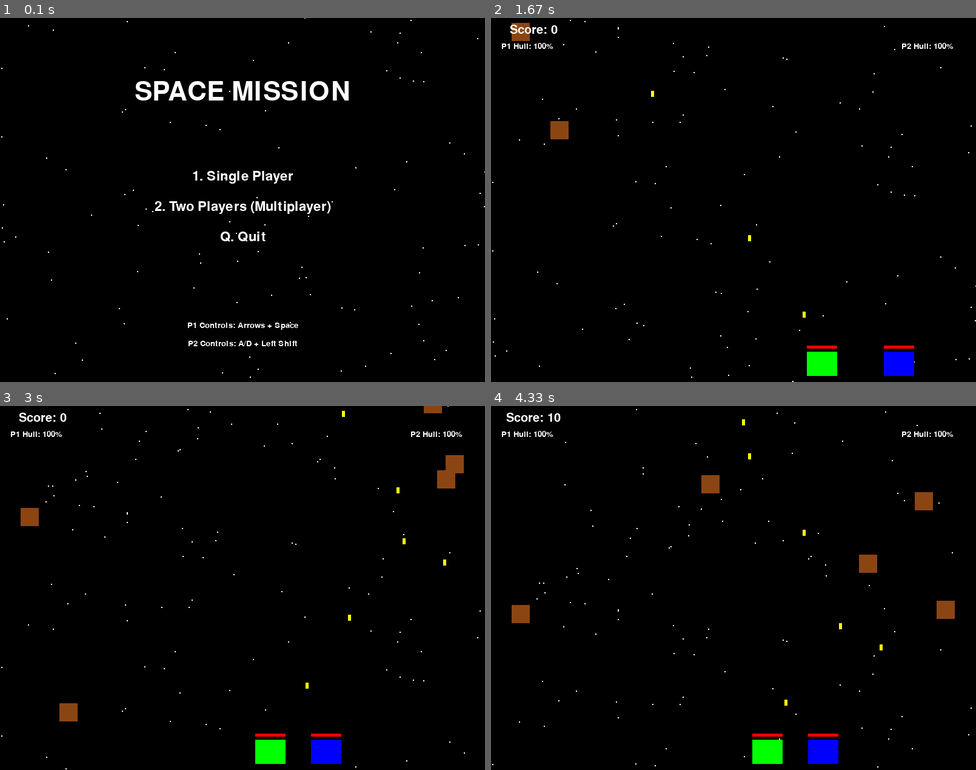
Above: before the commit, frames 1-4 (two rows, left to right).
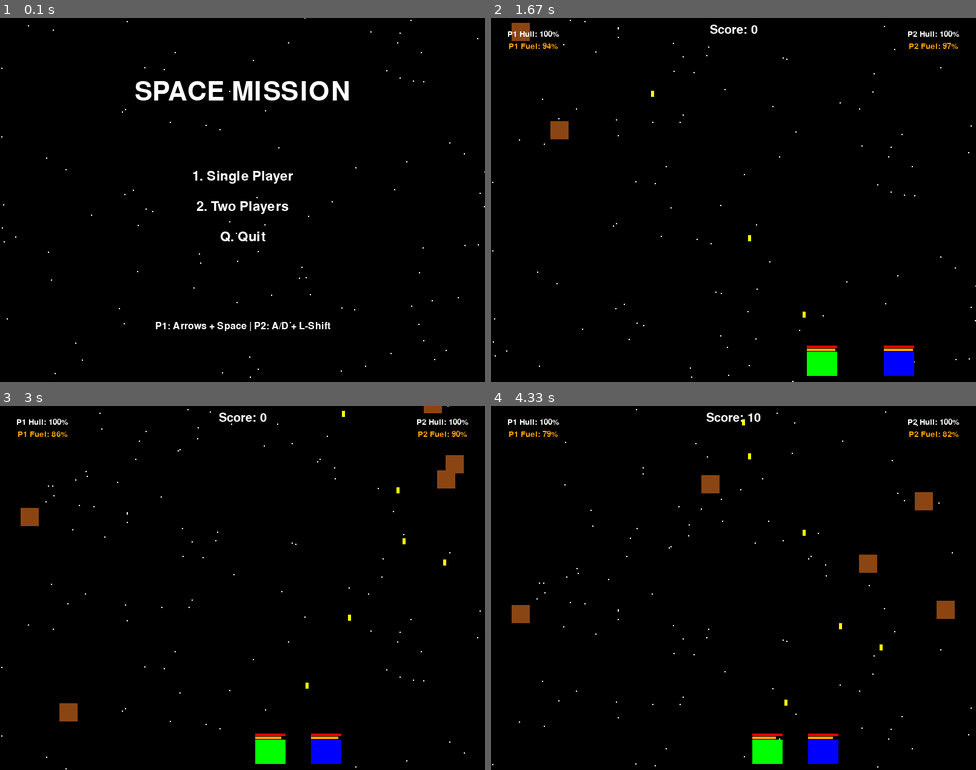
Above: after the commit, the same moments.

Repository: RoadToDestiny/pygame-space-mission
Game: pygame game, started from main.py
Two runs of this game, one before a commit and one after it. Both use one fixed random seed, a clock stepped at 60 frames per second and the inputs below.
Inputs:
- Up to frame 1 (0.1 s): no input
- Up to frame 2 (1.67 s): tap 2 at 0.33 s; hold Space 0.67-1.13 s; hold Right 0.67-1.13 s; hold Right 1.17-1.63 s; hold D 1.17-1.63 s; tap Space at 1.23, 1.53 s
- Up to frame 3 (3 s): hold Right 1.67-2.13 s; hold D 1.67-2.13 s; tap Space at 1.73, 2.03, 2.23, 2.53, 2.8 s; hold Left 2.17-2.7 s; hold A 2.17-2.7 s; tap Shift at 2.32 s; hold Left from 2.73 s (still down); hold A from 2.73 s (still down)
- Up to frame 4 (4.33 s): tap Space at 3.1, 3.23, 3.53, 3.9, 4.2 s; release Left at 3.13 s; release A at 3.13 s; hold Right 3.17-3.8 s; hold D 3.17-3.8 s; hold Left 3.83-4.3 s; hold A 3.83-4.3 s; tap Shift at 3.98 s

The runs differ from the first frame. In frame 1, 1.1% of the frame differs, in the area x 31-69%, y 50-91%; in frame 2, 0.7%; in frame 3, 0.7%; in frame 4, 0.8%.

Commit message:
Feature: Display fuel usage in HUD and ensure consumption logic stops movement when empty

Diff:
--- a/game_classes.py
+++ b/game_classes.py
@@ -18,7 +18,7 @@
         self.rect.centerx = start_x
         self.rect.bottom = screen_height - 10
         self.speed = 5
-        self.controls = controls # Expected dict: {'left': K_LEFT, 'right': K_RIGHT, 'fire': K_SPACE}
+        self.controls = controls
         self.color = color
 
         # Simulator attributes
@@ -28,19 +28,28 @@
         self.crew = [CrewMember("Alice", "Pilot"), CrewMember("Bob", "Engineer")]
 
     def update(self, keys_pressed):
+        # Check fuel and hull before allowing movement
         if self.fuel > 0 and self.hull > 0:
+            moved = False
             if keys_pressed[self.controls['left']] and self.rect.left > 0:
                 self.rect.x -= self.speed
-                self.fuel -= 0.05
+                self.fuel -= 0.1 # Consume fuel
+                moved = True
             if keys_pressed[self.controls['right']] and self.rect.right < self.screen_width:
                 self.rect.x += self.speed
-                self.fuel -= 0.05
+                self.fuel -= 0.1 # Consume fuel
+                moved = True
+
+            # Ensure fuel doesn't go below 0
+            if self.fuel < 0: self.fuel = 0
 
     def draw(self, surface):
         if self.hull > 0:
             pygame.draw.rect(surface, self.color, self.rect)
-            # Draw HUD bar for hull above ship
-            pygame.draw.rect(surface, (255, 0, 0), (self.rect.x, self.rect.y - 10, 50 * (self.hull/100), 5))
+            # Draw Hull bar (Red)
+            pygame.draw.rect(surface, (255, 0, 0), (self.rect.x, self.rect.y - 10, 50 * (self.hull/100), 4))
+            # Draw Fuel bar (Yellow) below hull
+            pygame.draw.rect(surface, (255, 165, 0), (self.rect.x, self.rect.y - 5, 50 * (self.fuel/100), 4))
 
 class Bullet:
     def __init__(self, x, y):
--- a/main.py
+++ b/main.py
@@ -11,6 +11,7 @@
 BLACK = (0, 0, 0)
 GREEN = (0, 255, 0)
 BLUE = (0, 0, 255)
+ORANGE = (255, 165, 0)
 
 class GameState:
     MENU = 0
@@ -56,7 +57,6 @@
             p2_controls = {'left': pygame.K_a, 'right': pygame.K_d, 'fire': pygame.K_LSHIFT}
             ships.append(SpaceShip(SCREEN_WIDTH, SCREEN_HEIGHT, BLUE, 2 * SCREEN_WIDTH // 3, p2_controls))
         else:
-            # Center the single ship
             ships[0].rect.centerx = SCREEN_WIDTH // 2
 
     meteor_timer = 0
@@ -109,11 +109,10 @@
         if state == GameState.MENU:
             draw_text(screen, "SPACE MISSION", 64, SCREEN_WIDTH // 2, 100)
             draw_text(screen, "1. Single Player", 32, SCREEN_WIDTH // 2, 250)
-            draw_text(screen, "2. Two Players (Multiplayer)", 32, SCREEN_WIDTH // 2, 300)
+            draw_text(screen, "2. Two Players", 32, SCREEN_WIDTH // 2, 300)
             draw_text(screen, "Q. Quit", 32, SCREEN_WIDTH // 2, 350)
 
-            draw_text(screen, "P1 Controls: Arrows + Space", 20, SCREEN_WIDTH // 2, 500)
-            draw_text(screen, "P2 Controls: A/D + Left Shift", 20, SCREEN_WIDTH // 2, 530)
+            draw_text(screen, "P1: Arrows + Space | P2: A/D + L-Shift", 24, SCREEN_WIDTH // 2, 500)
 
         elif state == GameState.PLAYING:
             active_ships = [s for s in ships if s.hull > 0]
@@ -143,13 +142,12 @@
                 if meteor.rect.top > SCREEN_HEIGHT:
                     meteors.remove(meteor)
 
-                # Collisions with ships
+                # Collisions
                 for ship in active_ships:
                     if meteor.rect.colliderect(ship.rect):
                         ship.hull -= 20
                         if meteor in meteors: meteors.remove(meteor)
 
-                # Collisions with bullets
                 for bullet in bullets[:]:
                     if meteor in meteors and bullet.rect.colliderect(meteor.rect):
                         bullets.remove(bullet)
@@ -158,15 +156,21 @@
                         break
 
             # UI HUD
-            draw_text(screen, f"Score: {mission.score}", 30, 70, 10)
-            draw_text(screen, f"P1 Hull: {int(ships[0].hull)}%", 20, 60, 40)
+            draw_text(screen, f"Score: {mission.score}", 30, SCREEN_WIDTH // 2, 10)
+
+            # P1 Stats (Left)
+            draw_text(screen, f"P1 Hull: {int(ships[0].hull)}%", 20, 70, 20)
+            draw_text(screen, f"P1 Fuel: {int(ships[0].fuel)}%", 20, 70, 40, ORANGE)
+
+            # P2 Stats (Right)
             if mode == "MULTI" and len(ships) > 1:
-                draw_text(screen, f"P2 Hull: {int(ships[1].hull)}%", 20, SCREEN_WIDTH - 80, 40)
+                draw_text(screen, f"P2 Hull: {int(ships[1].hull)}%", 20, SCREEN_WIDTH - 70, 20)
+                draw_text(screen, f"P2 Fuel: {int(ships[1].fuel)}%", 20, SCREEN_WIDTH - 70, 40, ORANGE)
 
         elif state == GameState.GAMEOVER:
             draw_text(screen, "GAME OVER", 64, SCREEN_WIDTH // 2, 200)
-            draw_text(screen, f"Final Score: {mission.score}", 32, SCREEN_WIDTH // 2, 300)
-            draw_text(screen, "Press R to Menu", 24, SCREEN_WIDTH // 2, 400)
+            draw_text(screen, f"Score: {mission.score}", 32, SCREEN_WIDTH // 2, 300)
+            draw_text(screen, "Press R to Restart", 24, SCREEN_WIDTH // 2, 400)
 
         pygame.display.flip()
 
